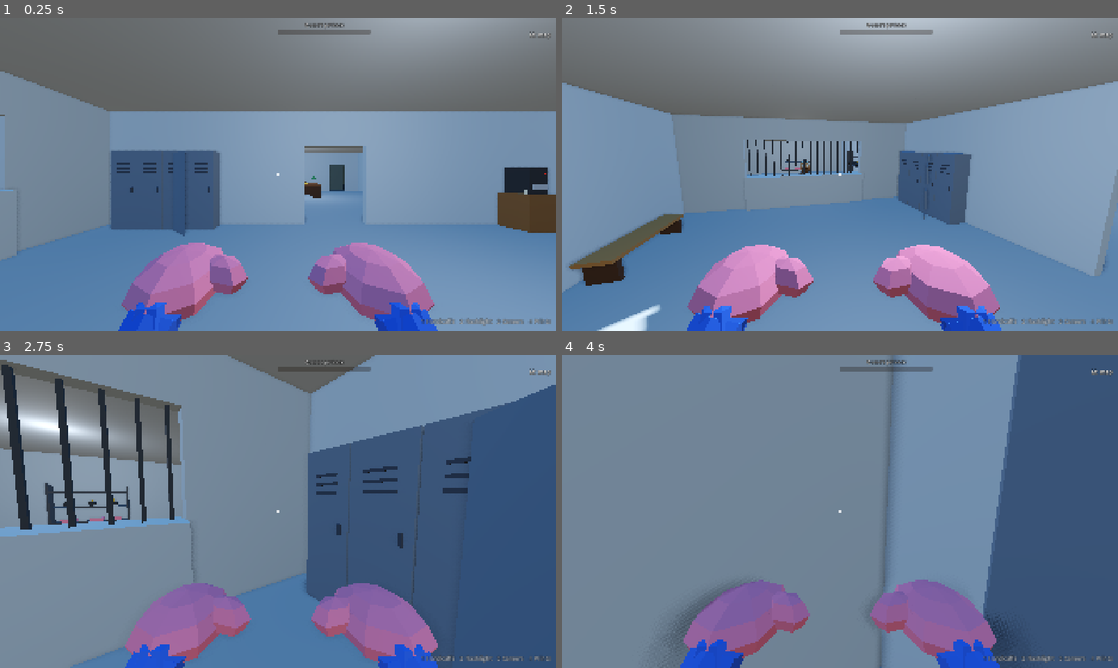
Above: before the commit, frames 1-4 (two rows, left to right).
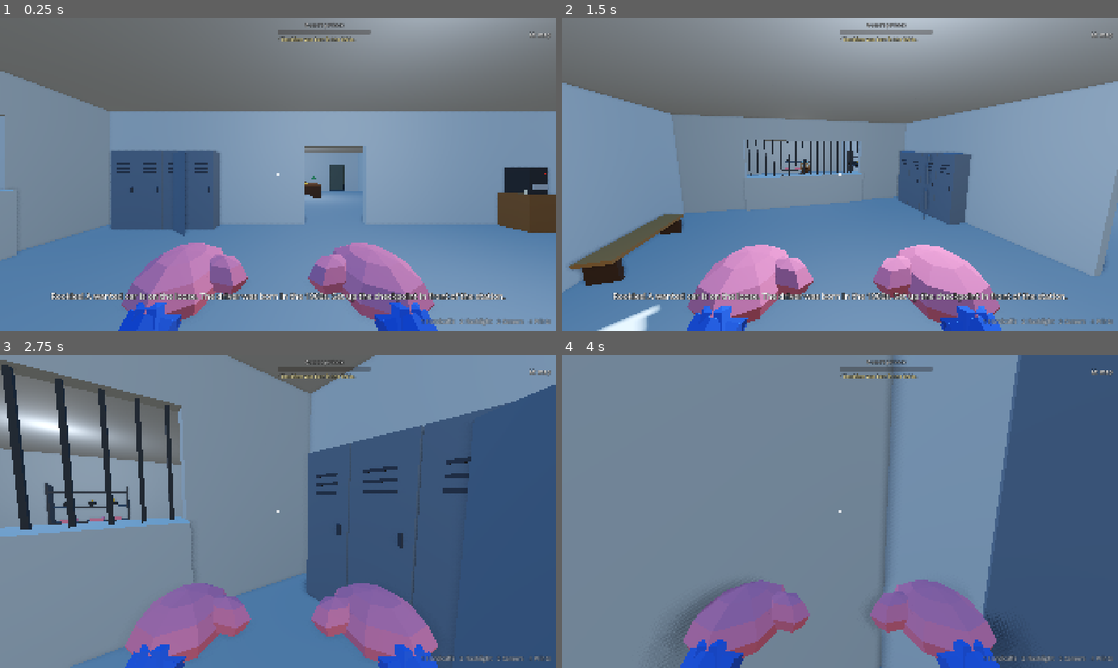
Above: after the commit, the same moments.

Repository: cristiangelini/BPD
Game: Godot game, scene res://scenes/levels/traffic_control.tscn
Two runs of this game, one before a commit and one after it. Both use one fixed random seed, a clock stepped at 60 frames per second and the inputs below. This scene is started directly instead of the project's main scene.
Inputs (mouse positions are in pixels of both pictures, inside the frame that each line leads up to):
- Up to frame 1 (0.25 s): no input
- Up to frame 2 (1.5 s): tap Enter at 0.5 s; move the mouse to (962, 158) at 0.52 s; hold D (move_right) 0.53-1.28 s; hold T (radio) 0.53-1.28 s; click (962, 158) at 0.67 s; tap Space (jump) at 0.77, 1.07 s; tap Shift (run) at 0.8, 1.35 s; move the mouse to (812, 174) at 1.27 s; hold W (move_forward) from 1.28 s (still down)
- Up to frame 3 (2.75 s): keep holding W (move_forward); tap Space (jump) at 1.52, 1.82 s; tap E (use) at 1.55 s; move the mouse to (289, 505) at 2.02 s; hold E (use) from 2.03 s (still down); tap T (radio) at 2.3 s
- Up to frame 4 (4 s): keep holding W (move_forward); move the mouse to (834, 517) at 2.77 s; release E (use) at 2.78 s; tap R (ask) at 2.85 s; click (834, 517) at 2.92 s; tap Space (jump) at 3.02, 3.32, 3.77 s; tap Shift (run) at 3.05 s; move the mouse to (878, 514) at 3.52 s; hold Q (checklist) from 3.53 s (still down); tap E (use) at 3.8 s

The runs differ from the first frame. In frame 1, 1.6% of the frame differs, in the area x 9-91%, y 5-91%; in frame 2, 1.6%; in frame 3, 0.1%; in frame 4, 0.2%.

Commit message:
Traffic control step 4: the wanted car, its clues and the radio
WantedPlan draws from the seed how many cars come (15-25), which one is wanted and its 3 clues (color,
plate's last digit, the driver's decade, boxes in the trunk); no other car fits all 3 and 2-3 lookalikes fit
2. The first clue comes at the start and the radio adds one every 60 s; the HUD lists them. Cars get plates.

Co-Authored-By: Claude Opus 5.5 (1M context) <noreply@anthropic.com>
Claude-Session: https://claude.ai/code/session_01UXwRy4nCUmp8Zcg5tBLZhH

Diff:
--- a/scripts/case/traffic/queue_car.gd
+++ b/scripts/case/traffic/queue_car.gd
@@ -44,6 +44,9 @@
 var at := Vector3.ZERO
 ## From DriverTraits.draw: name, surname, year, line and trunk.
 var driver: Dictionary = {}
+var plate := ""
+## The car the case is after (WantedPlan).
+var wanted := false
 var papers_checked := false
 var trunk_checked := false
 var lid: TrunkLid
@@ -65,6 +68,17 @@
 		wheel.position = wheel_at
 		add_child(wheel)
 	_build_trunk()
+	var plate_label := Label3D.new()
+	plate_label.name = "Plate"
+	plate_label.text = plate
+	plate_label.font_size = 48
+	plate_label.pixel_size = 0.004
+	plate_label.modulate = Color(0.1, 0.1, 0.12)
+	plate_label.outline_modulate = Color(0.95, 0.95, 0.9)
+	plate_label.outline_size = 18
+	plate_label.position = Vector3(0, 0.62, -LENGTH / 2 - 0.03)
+	plate_label.rotation.y = PI
+	add_child(plate_label)
 	_bubble = Label3D.new()
 	_bubble.name = "Bubble"
 	_bubble.position = Vector3(0, 2.6, 0.6)
--- /dev/null
+++ b/scripts/case/traffic/traffic_clues.gd
@@ -0,0 +1,34 @@
+class_name TrafficClues
+extends Node
+
+## The wanted car's clues as the cops get them (control-transito.md, "Cómo se reconoce al buscado"): the first one
+## when the case starts and one more from the radio every WantedPlan.RADIO_EVERY seconds, until the three are known.
+
+signal clue_given(index: int, text: String)
+
+var plan: WantedPlan
+var known := 0
+var elapsed := 0.0
+
+
+func _ready() -> void:
+	_catch_up()
+
+
+func _physics_process(delta: float) -> void:
+	elapsed += delta
+	_catch_up()
+
+
+func _catch_up() -> void:
+	while known < WantedPlan.known_at(elapsed):
+		known += 1
+		clue_given.emit(known - 1, plan.clue_text(known - 1))
+
+
+## The clues known so far, one per line.
+func known_text() -> String:
+	var lines: Array[String] = []
+	for i in known:
+		lines.append("· " + plan.clue_text(i))
+	return "\n".join(lines)
--- a/scripts/case/traffic/traffic_meters.gd
+++ b/scripts/case/traffic/traffic_meters.gd
@@ -1,10 +1,12 @@
 class_name TrafficMeters
 extends CanvasLayer
 
-## The traffic control's meter at the top of the screen (control-transito.md): the queue's patience.
+## The traffic control's meters at the top of the screen (control-transito.md): the queue's patience and, under it,
+## the wanted car's clues known so far.
 
 var queue: TrafficQueue
 var patience_bar: ProgressBar
+var clues_label: Label
 
 
 func _ready() -> void:
@@ -23,4 +25,12 @@
 	patience_bar.show_percentage = false
 	patience_bar.modulate = Color(1, 0.55, 0.25)
 	box.add_child(patience_bar)
+	clues_label = Label.new()
+	clues_label.add_theme_constant_override("outline_size", 6)
+	clues_label.modulate = Color(1, 0.95, 0.7)
+	box.add_child(clues_label)
 	queue.patience_changed.connect(func(value: float) -> void: patience_bar.value = value)
+
+
+func show_clues(text: String) -> void:
+	clues_label.text = text
--- a/scripts/case/traffic/traffic_queue.gd
+++ b/scripts/case/traffic/traffic_queue.gd
@@ -28,6 +28,8 @@
 }
 
 var checkpoint: TrafficCheckpoint
+## Which cars come, in order, with the wanted one among them (step 4). Without it, random cars forever.
+var plan: WantedPlan
 var variant := "rush_hour"
 var case_seed := 1
 var patience := 0.0
@@ -87,6 +89,8 @@
 
 
 func _room_to_spawn() -> bool:
+	if plan and spawned >= plan.total:
+		return false
 	return cars.is_empty() or cars.back().at.z < SPAWN_FROM - SPAWN_ROOM
 
 
@@ -94,8 +98,11 @@
 	var car := QueueCar.new()
 	car.name = "QueueCar%d" % spawned
 	car.checkpoint = checkpoint
-	car.look = _rng.randi()
-	car.driver = DriverTraits.draw(_rng)
+	var data := plan.cars[spawned] if plan and spawned < plan.total else WantedPlan.random_car(_rng)
+	car.look = data.look
+	car.plate = data.plate
+	car.driver = data.driver
+	car.wanted = plan != null and spawned == plan.wanted_index
 	car.at = Vector3(0, 0, SPAWN_FROM)
 	car.speed = QueueCar.SPEED
 	car.ahead = cars.back() if not cars.is_empty() else null
--- /dev/null
+++ b/scripts/case/traffic/wanted_plan.gd
@@ -0,0 +1,126 @@
+class_name WantedPlan
+extends RefCounted
+
+## Which car the traffic control is after and how to tell it (control-transito.md, "Cómo se reconoce al buscado").
+## From the case seed: how many cars come (TOTAL), which one is the wanted car, its 3 clues and every other car, so
+## that no other car fits all 3 clues and LOOKALIKES of them fit 2. The comisario gives the first clue and the radio
+## one more every RADIO_EVERY seconds. Every number here is (propuesta).
+
+const TOTAL := Vector2i(15, 25)
+## The wanted car comes somewhere in this stretch of the queue.
+const WANTED_AT := Vector2i(6, 14)
+const LOOKALIKES := Vector2i(2, 3)
+const CLUES := 3
+const RADIO_EVERY := 60.0
+## The car's paint, by its look (TrafficCar.MODELS): white, yellow, green and light blue.
+const COLORS: Array[String] = ["COLOR_WHITE", "COLOR_YELLOW", "COLOR_GREEN", "COLOR_BLUE"]
+const KINDS: Array[String] = ["color", "plate", "decade", "trunk"]
+const LETTERS := "BCDFGHJKLMNPRSTVXZ"
+
+var total := 0
+var wanted_index := 0
+## {kind, value}, in the order they're given.
+var clues: Array[Dictionary] = []
+## Every car that comes, in order: {look, plate, driver}.
+var cars: Array[Dictionary] = []
+var lookalikes: Array[int] = []
+
+
+static func draw(case_seed: int) -> WantedPlan:
+	var plan := WantedPlan.new()
+	var rng := RandomNumberGenerator.new()
+	rng.seed = hash(["wanted plan", case_seed])
+	plan.total = rng.randi_range(TOTAL.x, TOTAL.y)
+	plan.wanted_index = rng.randi_range(WANTED_AT.x, WANTED_AT.y)
+	var wanted := random_car(rng)
+	var kinds := KINDS.duplicate()
+	for i in CLUES:
+		var kind: String = kinds.pop_at(rng.randi() % kinds.size())
+		if kind == "trunk":
+			wanted.driver.trunk = "contraband"
+		plan.clues.append({"kind": kind, "value": value_of(wanted, kind)})
+	var others: Array[int] = []
+	for i in plan.total:
+		if i != plan.wanted_index:
+			others.append(i)
+	for i in rng.randi_range(LOOKALIKES.x, LOOKALIKES.y):
+		plan.lookalikes.append(others.pop_at(rng.randi() % others.size()))
+	for i in plan.total:
+		var car := wanted
+		if i != plan.wanted_index:
+			car = plan._other_car(rng, i in plan.lookalikes)
+		plan.cars.append(car)
+	return plan
+
+
+static func random_car(rng: RandomNumberGenerator) -> Dictionary:
+	var plate := ""
+	for i in 3:
+		plate += LETTERS[rng.randi() % LETTERS.length()]
+	plate += " %03d" % rng.randi_range(0, 999)
+	return {"look": rng.randi() % COLORS.size(), "plate": plate, "driver": DriverTraits.draw(rng)}
+
+
+static func value_of(car: Dictionary, kind: String) -> Variant:
+	match kind:
+		"color":
+			return car.look % COLORS.size()
+		"plate":
+			return int((car.plate as String).right(1))
+		"decade":
+			return int(car.driver.year) / 10 * 10
+		"trunk":
+			return car.driver.trunk
+	return null
+
+
+## How many of the clues a car fits.
+func fits(car: Dictionary) -> int:
+	return clues.filter(func(clue: Dictionary) -> bool: return value_of(car, clue.kind) == clue.value).size()
+
+
+## A car that fits every clue but one if it's a lookalike, and at most one otherwise.
+func _other_car(rng: RandomNumberGenerator, lookalike: bool) -> Dictionary:
+	while true:
+		var car := random_car(rng)
+		if lookalike:
+			# Copy all clues but one, then make sure that one is off.
+			var off := rng.randi() % clues.size()
+			for i in clues.size():
+				if i != off:
+					_set_value(car, clues[i])
+		if (lookalike and fits(car) == CLUES - 1) or (not lookalike and fits(car) <= 1):
+			return car
+	return {}
+
+
+func _set_value(car: Dictionary, clue: Dictionary) -> void:
+	match clue.kind:
+		"color":
+			car.look = clue.value
+		"plate":
+			car.plate = (car.plate as String).left(-1) + str(clue.value)
+		"decade":
+			car.driver.year = int(clue.value) + int(car.driver.year) % 10
+		"trunk":
+			car.driver.trunk = clue.value
+
+
+## How clue `i` reads, for the comisario, the radio and the HUD.
+func clue_text(i: int) -> String:
+	var clue := clues[i]
+	match clue.kind:
+		"color":
+			return TranslationServer.translate("CLUE_TRAFFIC_COLOR") % TranslationServer.translate(COLORS[clue.value])
+		"plate":
+			return TranslationServer.translate("CLUE_TRAFFIC_PLATE") % clue.value
+		"decade":
+			return TranslationServer.translate("CLUE_TRAFFIC_DECADE") % clue.value
+		"trunk":
+			return TranslationServer.translate("CLUE_TRAFFIC_TRUNK")
+	return ""
+
+
+## How many clues the cops have `seconds` after the case starts: one from the comisario, then the radio.
+static func known_at(seconds: float) -> int:
+	return mini(1 + int(seconds / RADIO_EVERY), CLUES)
--- a/scripts/levels/traffic_control_level.gd
+++ b/scripts/levels/traffic_control_level.gd
@@ -17,6 +17,9 @@
 @export var case_seed := 0
 var checkpoint: TrafficCheckpoint
 var queue: TrafficQueue
+var plan: WantedPlan
+var clues: TrafficClues
+var meters: TrafficMeters
 
 
 ## Where the checkpoint goes in the city's space: cars run west (-X) on the north half of the street.
@@ -49,15 +52,30 @@
 		cone.name = "Cone%d" % i
 		add_child(cone)
 		cone.global_position = door + CONES_FROM_DOOR + Vector3(-0.8 * i, 0.05, 0)
+	plan = WantedPlan.draw(case_seed)
 	queue = TrafficQueue.new()
 	queue.name = "Queue"
 	queue.checkpoint = checkpoint
 	queue.case_seed = case_seed
+	queue.plan = plan
 	add_child(queue)
 	queue.passed.connect(_on_passed)
-	var meters := TrafficMeters.new()
+	meters = TrafficMeters.new()
 	meters.queue = queue
 	add_child(meters)
+	clues = TrafficClues.new()
+	clues.name = "Clues"
+	clues.plan = plan
+	clues.clue_given.connect(_on_clue)
+	add_child(clues)
+
+
+## The first clue is the case itself; the rest come by radio.
+func _on_clue(index: int, text: String) -> void:
+	meters.show_clues(clues.known_text())
+	var line := tr("HINT_TRAFFIC_START" if index == 0 else "HINT_RADIO_CLUE") % text
+	for cop: Cop in get_tree().get_nodes_in_group("cops"):
+		cop.show_hint(line)
 
 
 func _on_passed(_car: QueueCar, sneaked: bool) -> void:
--- /dev/null
+++ b/tests/unit/test_wanted_plan.gd
@@ -0,0 +1,82 @@
+extends GutTest
+
+## Traffic control step 4 (control-transito.md, "Cómo se reconoce al buscado"): the seed picks the wanted car and its
+## 3 clues; only it fits all 3, and 2 or 3 lookalikes fit 2. The radio gives one more clue every minute.
+
+
+func test_same_seed_same_plan() -> void:
+	var a := WantedPlan.draw(31)
+	var b := WantedPlan.draw(31)
+	assert_eq(a.cars, b.cars)
+	assert_eq(a.clues, b.clues)
+	assert_eq(a.wanted_index, b.wanted_index)
+
+
+func test_only_the_wanted_car_fits_every_clue() -> void:
+	for case_seed in range(1, 60):
+		var plan := WantedPlan.draw(case_seed)
+		assert_between(plan.total, WantedPlan.TOTAL.x, WantedPlan.TOTAL.y)
+		assert_between(plan.lookalikes.size(), WantedPlan.LOOKALIKES.x, WantedPlan.LOOKALIKES.y)
+		assert_eq(plan.clues.size(), WantedPlan.CLUES)
+		for i in plan.total:
+			var fit := plan.fits(plan.cars[i])
+			if i == plan.wanted_index:
+				assert_eq(fit, WantedPlan.CLUES, "seed %d: the wanted car fits all" % case_seed)
+			elif i in plan.lookalikes:
+				assert_eq(fit, WantedPlan.CLUES - 1, "seed %d: a lookalike fits all but one" % case_seed)
+			else:
+				assert_lte(fit, 1, "seed %d: car %d fits at most one" % [case_seed, i])
+
+
+func test_clue_kinds_vary_and_read_as_text() -> void:
+	var kinds := {}
+	for case_seed in range(1, 40):
+		var plan := WantedPlan.draw(case_seed)
+		for i in plan.clues.size():
+			kinds[plan.clues[i].kind] = true
+			var text := plan.clue_text(i)
+			assert_false(text.is_empty())
+			assert_false(text.contains("CLUE_"), text)
+	assert_eq(kinds.size(), WantedPlan.KINDS.size())
+
+
+func test_radio_adds_a_clue_every_minute_up_to_three() -> void:
+	assert_eq(WantedPlan.known_at(0), 1)
+	assert_eq(WantedPlan.known_at(59), 1)
+	assert_eq(WantedPlan.known_at(60), 2)
+	assert_eq(WantedPlan.known_at(130), 3)
+	assert_eq(WantedPlan.known_at(999), 3)
+	var clues := TrafficClues.new()
+	clues.plan = WantedPlan.draw(3)
+	watch_signals(clues)
+	add_child_autofree(clues)
+	clues.set_physics_process(false)
+	assert_eq(clues.known, 1)
+	clues._physics_process(61)
+	assert_eq(clues.known, 2)
+	assert_signal_emit_count(clues, "clue_given", 2)
+	assert_eq(clues.known_text().split("\n").size(), 2)
+
+
+func test_the_queue_sends_the_plan_cars_and_then_stops() -> void:
+	var checkpoint := TrafficCheckpoint.new()
+	add_child_autofree(checkpoint)
+	checkpoint.ready_now = true
+	checkpoint.set_physics_process(false)
+	var queue := TrafficQueue.new()
+	queue.checkpoint = checkpoint
+	queue.plan = WantedPlan.draw(8)
+	add_child_autofree(queue)
+	queue.set_physics_process(false)
+	var wanted: QueueCar
+	for i in queue.plan.total:
+		var car := queue.spawn()
+		car.set_physics_process(false)
+		assert_eq(car.plate, queue.plan.cars[i].plate)
+		if car.wanted:
+			wanted = car
+	assert_not_null(wanted)
+	assert_eq(queue.plan.fits({"look": wanted.look, "plate": wanted.plate, "driver": wanted.driver}), WantedPlan.CLUES)
+	queue.cars.clear()
+	assert_false(queue._room_to_spawn())
+	assert_eq((wanted.get_node("Plate") as Label3D).text, wanted.plate)
--- a/translations/texts.csv
+++ b/translations/texts.csv
@@ -952,3 +952,13 @@
 PROMPT_TRUNK,"Mantén clic izquierdo y levanta: abrir el baúl","Hold left click and lift: open the trunk","Segure o clique esquerdo e levante: abrir o porta-malas"
 TRUNK_CONTRABAND,"¡Esas cajas no son mías! Bueno, el auto tampoco.","Those boxes aren't mine! Well, neither is the car.","Essas caixas não são minhas! Bom, o carro também não."
 TRUNK_GRANDPA,"No se preocupe, el abuelo viaja ahí porque le gusta.","Don't worry, grandpa rides back there because he likes it.","Não se preocupe, o vovô viaja aí porque gosta."
+COLOR_WHITE,"blanco","white","branco"
+COLOR_YELLOW,"amarillo","yellow","amarelo"
+COLOR_GREEN,"verde","green","verde"
+COLOR_BLUE,"celeste","light blue","azul-claro"
+CLUE_TRAFFIC_COLOR,"El auto es %s.","The car is %s.","O carro é %s."
+CLUE_TRAFFIC_PLATE,"La patente termina en %d.","The plate ends in %d.","A placa termina em %d."
+CLUE_TRAFFIC_DECADE,"Quien maneja nació en los %d.","The driver was born in the %ds.","Quem dirige nasceu nos anos %d."
+CLUE_TRAFFIC_TRUNK,"Lleva cajas raras en el baúl.","It has odd boxes in the trunk.","Leva caixas estranhas no porta-malas."
+HINT_TRAFFIC_START,"¡Novatos! Anda suelto un auto buscado. %s Armen el control frente a la comisaría.","Rookies! A wanted car is on the loose. %s Set up the checkpoint in front of the station.","Novatos! Tem um carro procurado à solta. %s Montem a blitz na frente da delegacia."
+HINT_RADIO_CLUE,"Radio: «Atención, otra pista del auto buscado. %s»","Radio: ""Attention, another clue on the wanted car. %s""","Rádio: «Atenção, outra pista do carro procurado. %s»"
Not shown, added: scripts/case/traffic/traffic_clues.gd.uid
Not shown, added: scripts/case/traffic/wanted_plan.gd.uid
Not shown, added: tests/unit/test_wanted_plan.gd.uid
